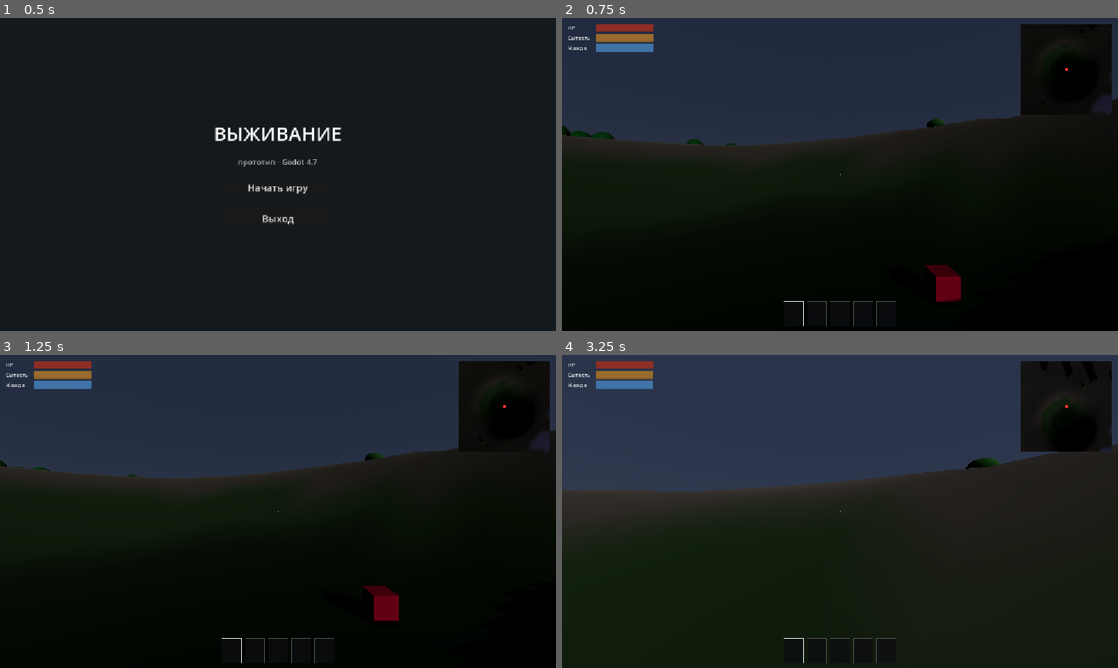
Above: before the commit, frames 1-4 (two rows, left to right).
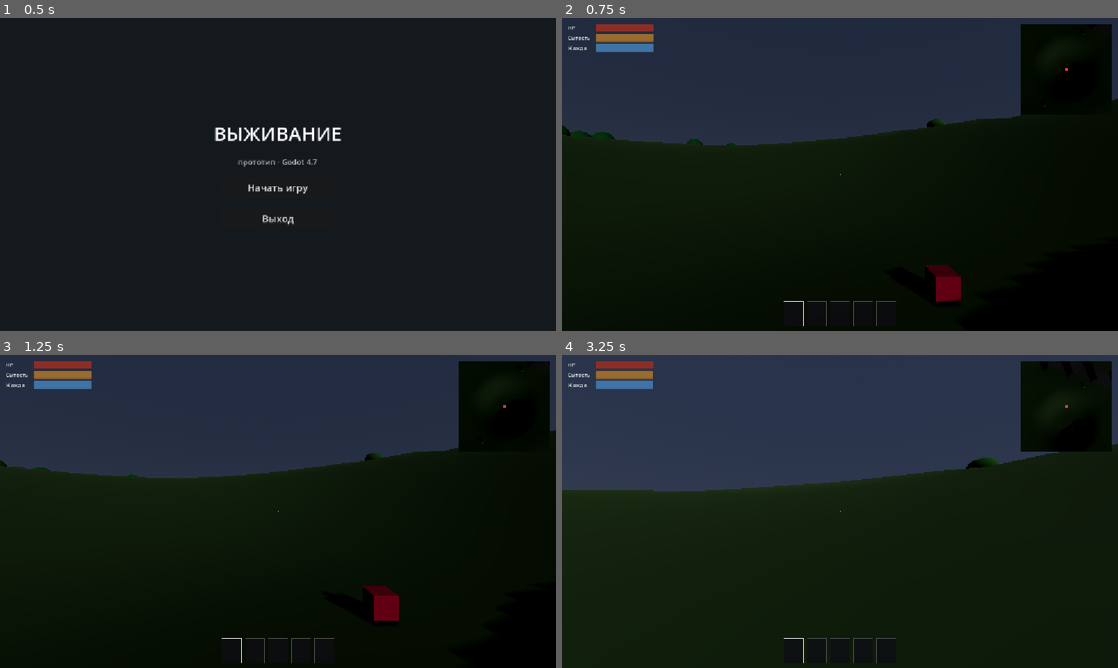
Above: after the commit, the same moments.

Repository: goverfar-tech/govno-igra
Game: Godot game, scene res://scenes/ui/main_menu.tscn
Same seed, same stepped clock (60 frames per second), same inputs: the game is played once before the commit and once after it.
Inputs (mouse positions are in pixels of both pictures, inside the frame that each line leads up to):
- Up to frame 1 (0.5 s): no input
- Up to frame 2 (0.75 s): click "Начать игру" at 0.5 s
- Up to frame 3 (1.25 s): no input
- Up to frame 4 (3.25 s): tap Enter (ui_accept) at 1.25 s; move the mouse to (867, 511) at 1.27 s; hold Ctrl (crouch) 1.28-2.03 s; hold W (move_forward) from 1.28 s (still down); click (867, 511) at 1.42 s; tap Space (jump) at 1.52, 2.27 s; move the mouse to (812, 511) at 2.02 s; tap E (interact) at 2.1 s; move the mouse to (851, 505) at 2.77 s; hold Shift (sprint) from 2.78 s (still down)

Frame 1 is identical in both runs. In frame 2, 0.2% of the frame differs, in the area x 95-99%, y 17-31%; in frame 3, 0.2%; in frame 4, 0.9%, in the area x 0-99%, y 22-46%.

Commit message:
feat(terrain): zoned ground colors — mottled grass, darker grove, gray road strip, wet lake shore

Diff:
--- a/scripts/world/terrain.gd
+++ b/scripts/world/terrain.gd
@@ -17,8 +17,15 @@
 var heights: PackedFloat32Array
 var resolution: int                  # вершин по стороне (segments + 1)
 
+# зонирование цвета рельефа (см. world_gen.gd — роща/трасса)
+var GROVE_CENTER := Vector2(-45.0, -40.0)
+var _tint_noise := FastNoiseLite.new()
+
 
 func _ready() -> void:
+	_tint_noise.seed = noise_seed + 7
+	_tint_noise.noise_type = FastNoiseLite.TYPE_PERLIN
+	_tint_noise.frequency = 12.0 / size
 	_generate()
 
 
@@ -74,15 +81,28 @@
 	return Vector3(wx, heights[z * resolution + x], wz)
 
 
-func _color_for_height(h: float) -> Color:
-	# трава -> камень -> светлые вершины
-	if h < 0.6:
-		return Color(0.18, 0.24, 0.17)            # низина/дно озера
-	if h < 2.5:
-		return Color(0.24, 0.34, 0.2)             # трава
-	elif h < 5.5:
-		return Color(0.38, 0.36, 0.33)            # каменистый склон
-	return Color(0.5, 0.5, 0.55)               # вершины
+func _color_for(wx: float, wz: float, h: float) -> Color:
+	# базовая трава с лёгкой пятнистостью
+	var t := _tint_noise.get_noise_2d(wx, wz) * 0.5 + 0.5
+	var col := Color(0.2, 0.3, 0.17).lerp(Color(0.27, 0.37, 0.21), t)
+
+	var p := Vector2(wx, wz)
+	# роща — темнее и сочнее
+	var d_grove := p.distance_to(GROVE_CENTER)
+	if d_grove < 30.0:
+		col = col.lerp(Color(0.16, 0.28, 0.14), 1.0 - smoothstep(18.0, 30.0, d_grove))
+	# трасса — серая полоса (диагональ z = 4/11 x - 25)
+	var d_road := absf(0.364 * wx - wz - 25.0) / 1.064
+	if d_road < 4.0:
+		col = col.lerp(Color(0.32, 0.32, 0.33), 1.0 - smoothstep(2.0, 4.0, d_road))
+	# берег озера — тёмная влажная земля
+	var d_lake := p.distance_to(lake_center)
+	if d_lake < lake_radius + 3.0:
+		col = col.lerp(Color(0.2, 0.22, 0.16), 1.0 - smoothstep(lake_radius * 0.5, lake_radius + 3.0, d_lake))
+	# каменистые склоны и вершины
+	if h > 5.5:
+		col = col.lerp(Color(0.48, 0.47, 0.5), smoothstep(5.5, 8.0, h))
+	return col
 
 
 func _build_mesh() -> void:
@@ -95,18 +115,18 @@
 			var v10 := _vertex_pos(x + 1, z)
 			var v01 := _vertex_pos(x, z + 1)
 			var v11 := _vertex_pos(x + 1, z + 1)
-			st.set_color(_color_for_height(v00.y))
+			st.set_color(_color_for(v00.x, v00.z, v00.y))
 			st.add_vertex(v00)
-			st.set_color(_color_for_height(v10.y))
+			st.set_color(_color_for(v10.x, v10.z, v10.y))
 			st.add_vertex(v10)
-			st.set_color(_color_for_height(v01.y))
+			st.set_color(_color_for(v01.x, v01.z, v01.y))
 			st.add_vertex(v01)
 
-			st.set_color(_color_for_height(v10.y))
+			st.set_color(_color_for(v10.x, v10.z, v10.y))
 			st.add_vertex(v10)
-			st.set_color(_color_for_height(v11.y))
+			st.set_color(_color_for(v11.x, v11.z, v11.y))
 			st.add_vertex(v11)
-			st.set_color(_color_for_height(v01.y))
+			st.set_color(_color_for(v01.x, v01.z, v01.y))
 			st.add_vertex(v01)
 
 	st.generate_normals()
